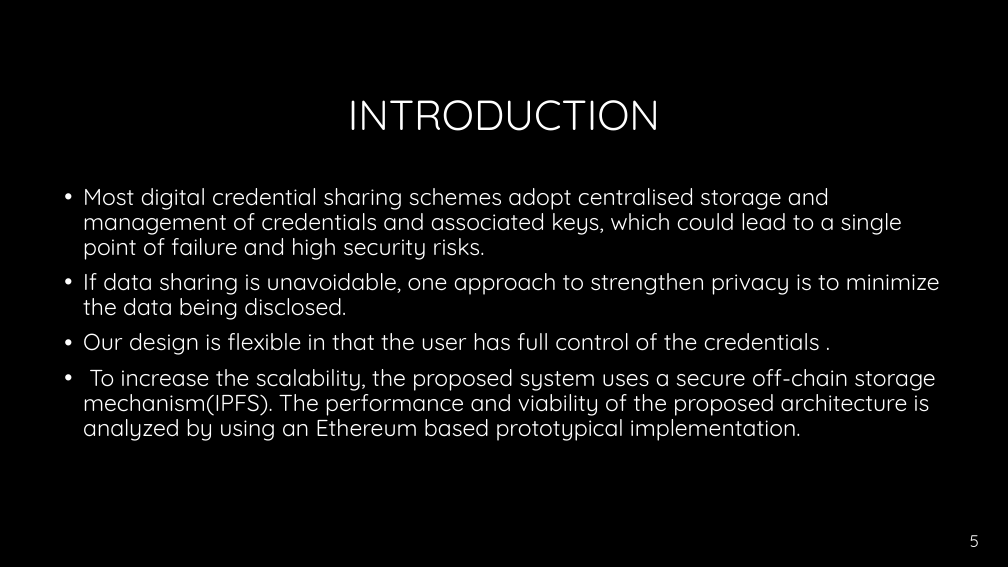
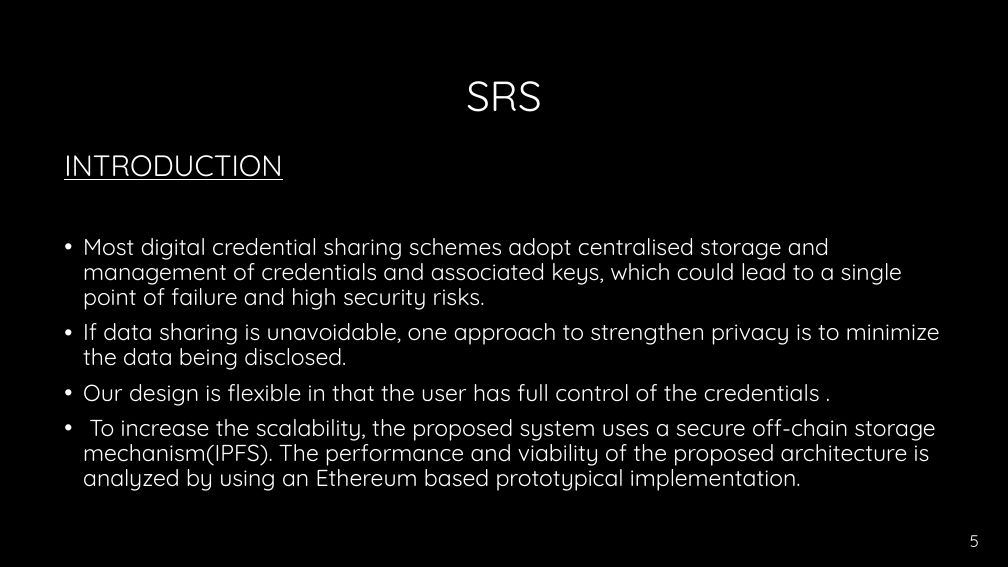
Before and after one commit to Annsunny595/ppt, a slide deck: slide 5 of Presentation PROJECT.pptx. Drawn at 1008x567 pixels with LibreOffice and Linux fonts; fonts in the diff are those of the drawing; background and template pictures are left out. Boxes give left, top, right and bottom in pixels: in the first picture for what was removed or moved away, otherwise in the second. Text is boxed around its words. In the diff, an @@ line names an element or a change of style, - is before the commit and + after.

```diff
--- a/Presentation PROJECT.pptx
+++ b/Presentation PROJECT.pptx
@@ title at (x1=466, y1=81, x2=541, y2=112): text changed @@
-INTRODUCTION
+SRS
@@ text "INTRODUCTION" moved from (x1=83, y1=188, x2=940, y2=441) to (x1=64, y1=155, x2=940, y2=491) @@
@@ text at (x1=64, y1=155, x2=282, y2=180): paragraph added @@
+INTRODUCTION
```
Also in this commit, not shown: 2 other slides changed, 7 slides added, 2 slides removed.
